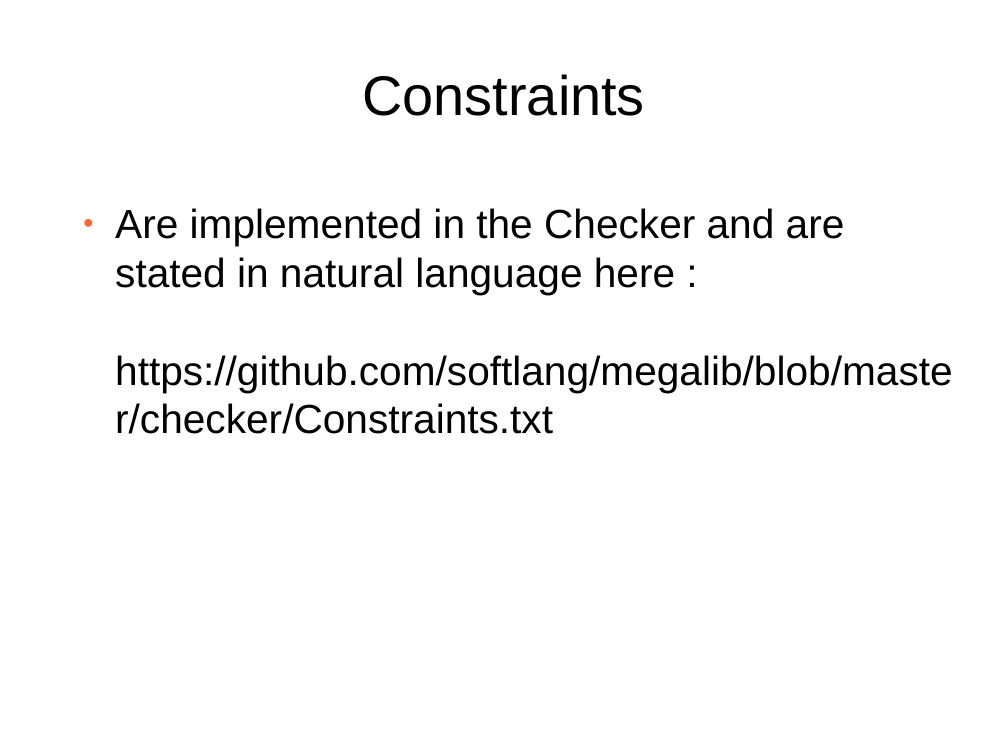
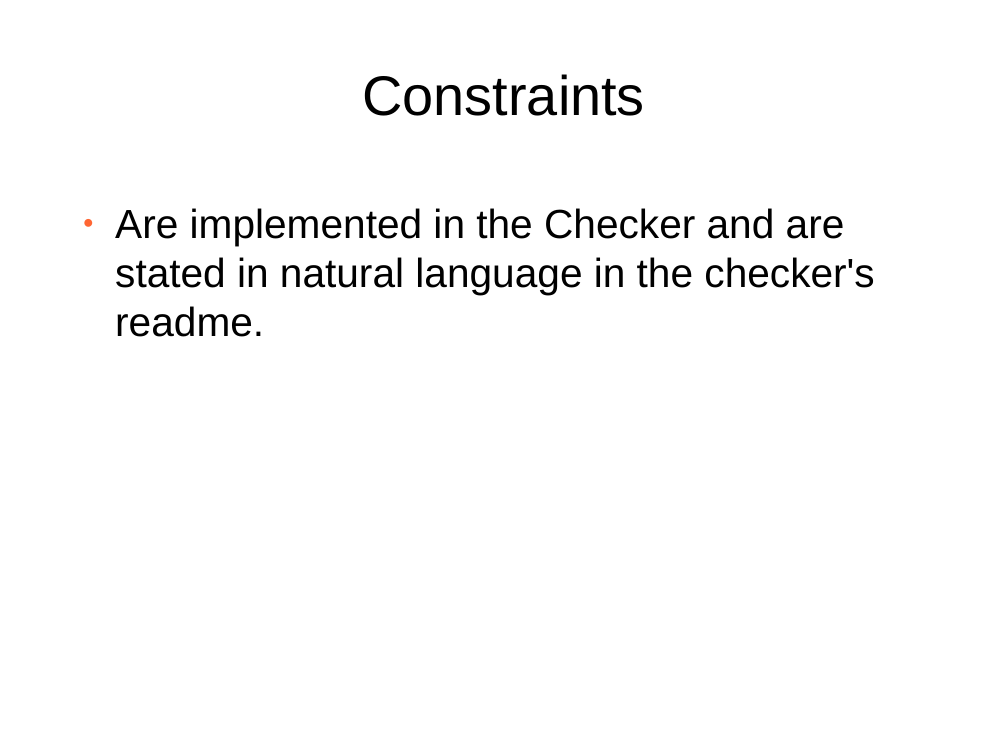
Before and after one commit to softlang/megalib, a slide deck: slide 51 of docs/LanguageDescription.odp (slide 41 before the commit). Drawn at 1008x756 pixels with LibreOffice and Linux fonts; fonts in the diff are those of the drawing; background and template pictures are left out. Boxes give left, top, right and bottom in pixels: in the first picture for what was removed or moved away, otherwise in the second. Text is boxed around its words. In the diff, an @@ line names an element or a change of style, - is before the commit and + after.

```diff
--- a/docs/LanguageDescription.odp
+++ b/docs/LanguageDescription.odp
@@ text at (115,208,874,337): text changed @@
-● Are implemented in the Checker and are stated in natural language here :
-  https://github.com/softlang/megalib/blob/master/checker/Constraints.txt
+● Are implemented in the Checker and are stated in natural language in the checker's readme.
```
Also in this commit, not shown: 35 other slides changed, 14 slides added, 4 slides removed, 2 other files.
